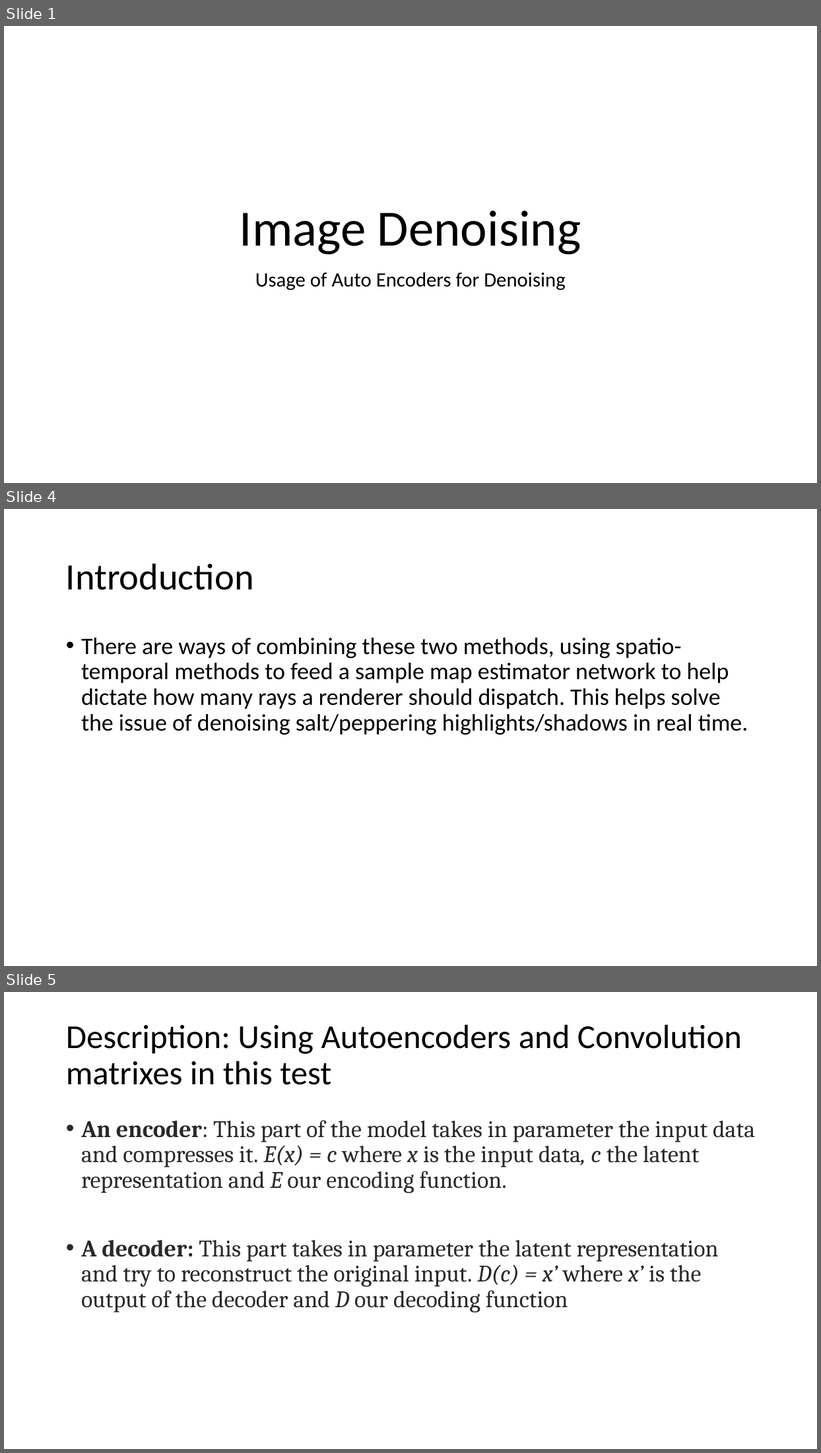
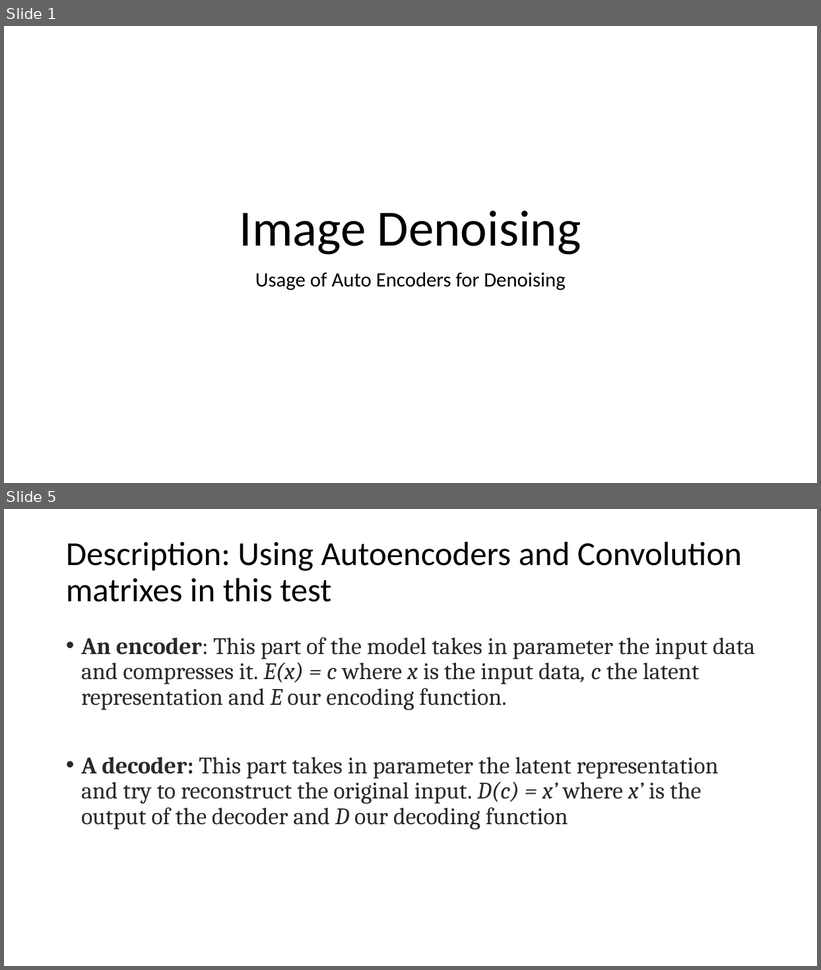
Before and after one commit to Valeriy77/cv_training, a slide deck: CourseProject/CourseProject.pptx. Shown one above the other, each under a label of ours: slides 1, 4 and 5 before the commit, slides 1 and 5 after it; the slides between them are not shown. The pictures are 821x1453 and 821x970 pixels, drawn with LibreOffice and Linux fonts; fonts in the diff are those of the drawing. Boxes give left, top, right and bottom in pixels: in the first picture for what was removed or moved away, otherwise in the second. Text is boxed around its words. In the diff, an @@ line names an element or a change of style, - is before the commit and + after.

Commit message:
updated text

```diff
--- a/CourseProject/CourseProject.pptx
+++ b/CourseProject/CourseProject.pptx
@@ slide 4 removed at <box>4,509,817,966</box>, background #FFFFFF @@
@@ title removed at <box>66,563,254,590</box> @@
-Introduction
@@ text removed at <box>81,638,748,735</box> @@
-• There are ways of combining these two methods, using spatio-temporal methods to feed a sample map estimator network to help dictate how many rays a renderer should dispatch. This helps solve the issue of denoising salt/peppering highlights/shadows in real time.
```
Also in this commit, not shown: 4 slides changed, 1 slide added.
